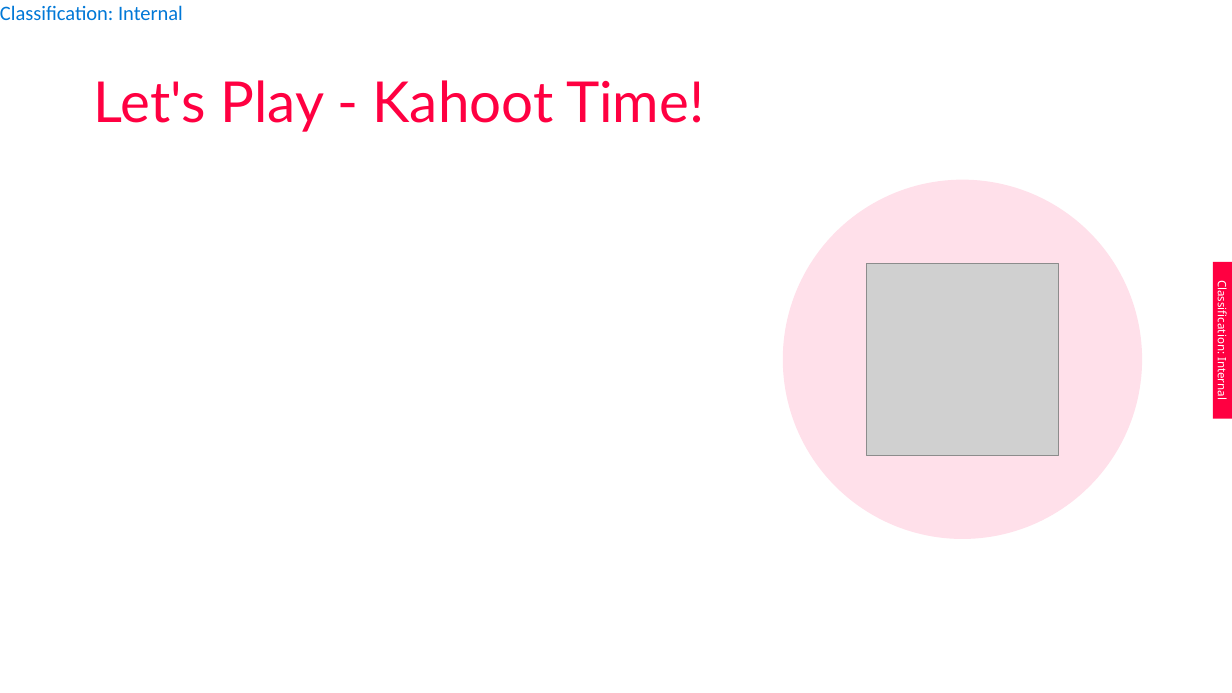
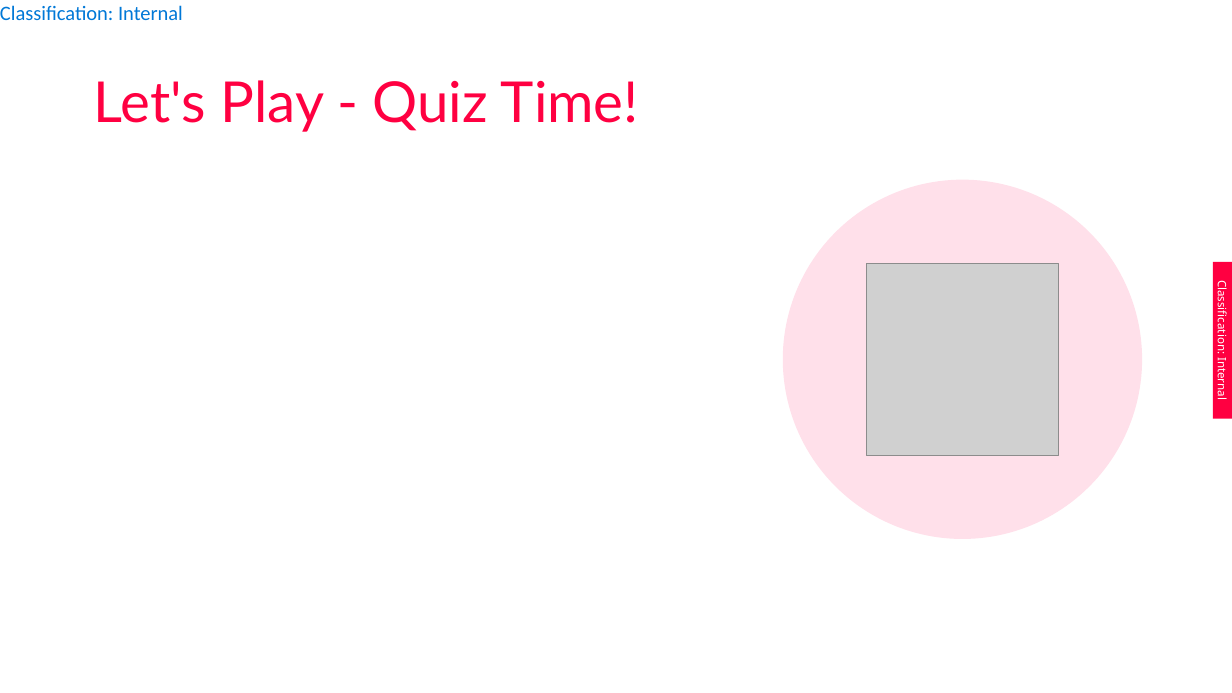
Before and after one commit to NourhanKhaled128/air-arabia-agent-hub-v2, a slide deck: slide 21 of Emails/Air Arabia - Voice Coaching (Soft Skills - QMF 2026 Aligned).pptx. Drawn at 1232x693 pixels with LibreOffice and Linux fonts; fonts in the diff are those of the drawing; grey boxes stand for pictures. Boxes give left, top, right and bottom in pixels: in the first picture for what was removed or moved away, otherwise in the second. Text is boxed around its words. In the diff, an @@ line names an element or a change of style, - is before the commit and + after.

```diff
--- a/Emails/Air Arabia - Voice Coaching (Soft Skills - QMF 2026 Aligned).pptx
+++ b/Emails/Air Arabia - Voice Coaching (Soft Skills - QMF 2026 Aligned).pptx
@@ title at bbox=[94, 80, 639, 132]: text changed @@
-Let's Play - Kahoot Time!
+Let's Play - Quiz Time!
```
Also in this commit, not shown: 1 slide removed, 4 other files.
